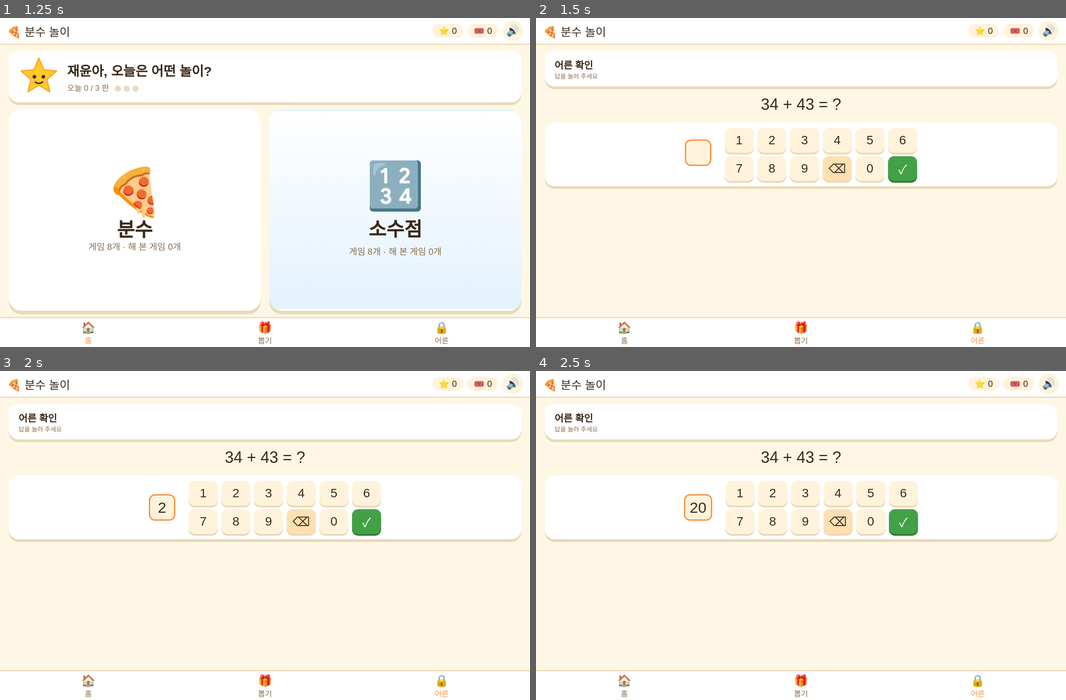
Above: before the commit, frames 1-4 (two rows, left to right).
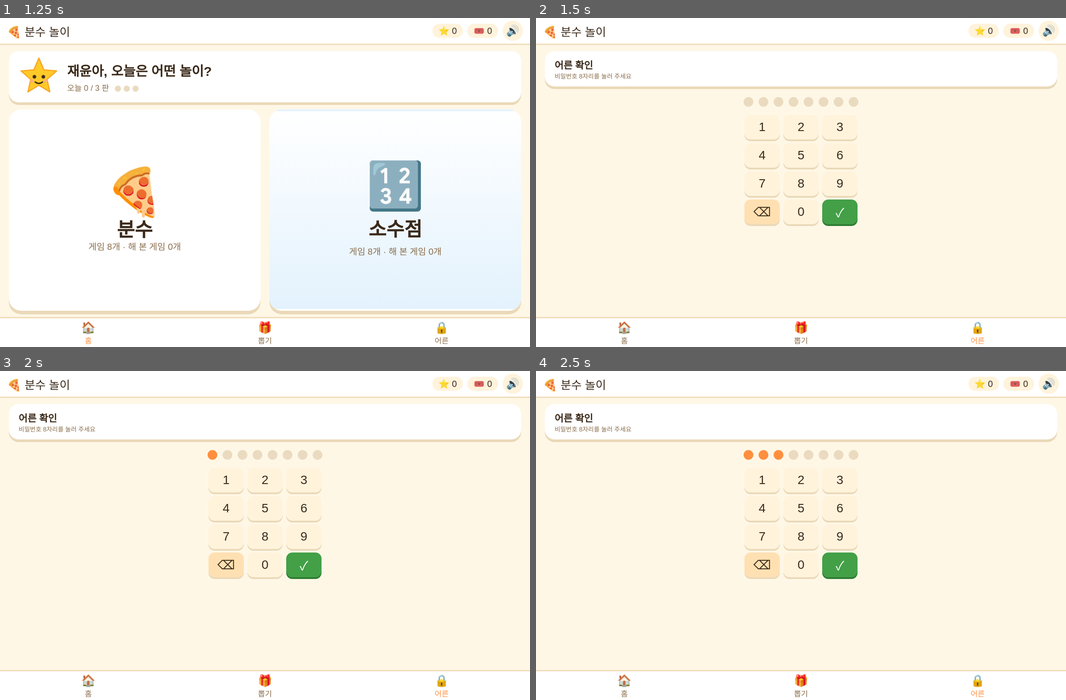
Above: after the commit, the same moments.

Repository: wooyou90/fraction-play
Page: browser page index.html
Two runs of this page, one before a commit and one after it. Both use one fixed random seed, a clock stepped at 60 frames per second and the inputs below.
Inputs:
- Up to frame 1 (1.25 s): no input
- Up to frame 2 (1.5 s): click "🔒 어른" at 1.27 s
- Up to frame 3 (2 s): click "2" at 1.87 s
- Up to frame 4 (2.5 s): click "0" at 2.02 s; click "3" at 2.47 s

Frame 1 is identical in both runs. In frame 2, 17% of the frame differs, in the area x 1-99%, y 16-64%; in frame 3, 17%; in frame 4, 17%.

Commit message:
Replace adult addition gate with 8-digit PIN pad
Co-Authored-By: Claude Fable 5.1 <noreply@anthropic.com>

Diff:
--- a/index.html
+++ b/index.html
@@ -93,6 +93,11 @@
 .card.retry{background:#fff8e1;border-color:#ffb300}
 .statgrid{display:grid;grid-template-columns:repeat(auto-fill,minmax(300px,1fr));gap:2px 18px;width:100%}
 .strow{display:flex;justify-content:space-between;gap:10px;font-size:17px;padding:3px 0;border-bottom:1px dashed var(--line)}
+.pinwrap{display:flex;flex-direction:column;align-items:center;gap:18px;margin-top:24px}
+.pindots{display:flex;gap:12px}
+.pindots i{width:22px;height:22px;border-radius:50%;background:#eadbc0;display:block}
+.pindots i.f{background:var(--acc)}
+.np.pinpad{grid-template-columns:repeat(3,80px)}
 /* mascot */
 .mas{width:92px;height:92px;flex:none}
 .mas svg{width:100%;height:100%;overflow:visible}
@@ -805,8 +810,13 @@
 
 /* ---------- adult ---------- */
 let gateOk=false;
-function renderAdult(){const el=$('#adultBody');if(!gateOk){const x=rnd(12,48),y=rnd(13,47);el.innerHTML=`<div class="set"><h4>어른 확인<small>답을 눌러 주세요</small></h4></div><div class="msg" style="font-size:36px;margin:20px 0">${x} + ${y} = ?</div><div id="gate"></div>`;
-  const A=makeAnswer($('#gate'),1,bx=>`<span style="font-size:36px">${bx[0]}</span>`,v=>{if(v[0]===x+y){gateOk=true;snd.ok();renderAdult();}else{snd.bad();A.shake();A.clear();}});return;}
+const PIN='19900216';
+function renderAdult(){const el=$('#adultBody');if(!gateOk){let pin='';
+  el.innerHTML=`<div class="set"><h4>어른 확인<small>비밀번호 ${PIN.length}자리를 눌러 주세요</small></h4></div><div class="pinwrap"><div class="pindots" id="pindots"></div><div class="np pinpad">${[1,2,3,4,5,6,7,8,9,'⌫',0,'✓'].map(k=>`<button data-k="${k}" class="${k==='✓'?'ok':k==='⌫'?'del':''}">${k}</button>`).join('')}</div></div>`;
+  const draw=()=>{$('#pindots').innerHTML=Array.from({length:PIN.length},(_,i)=>`<i class="${i<pin.length?'f':''}"></i>`).join('');};draw();
+  $$('.pinpad button',el).forEach(b=>b.onclick=()=>{const k=b.dataset.k;snd.tap();
+   if(k==='⌫')pin=pin.slice(0,-1);else if(k==='✓'){if(pin===PIN){gateOk=true;snd.ok();renderAdult();return;}snd.bad();const w=$('.pinwrap',el);w.classList.remove('shake');void w.offsetWidth;w.classList.add('shake');pin='';}
+   else if(pin.length<PIN.length)pin+=k;draw();if(pin.length===PIN.length&&pin===PIN){gateOk=true;snd.ok();renderAdult();}});return;}
  const seg=(key,opts,fmt=v=>v)=>`<div class="seg">${opts.map(v=>`<button data-key="${key}" data-v="${v}" class="${String(S.set[key])===String(v)?'on':''}">${fmt(v)}</button>`).join('')}</div>`;
  el.innerHTML=`<div class="set"><h4>분모 범위<small>조각 맞추기·한 판 넘기기에서 쓰는 가장 큰 분모</small></h4>${seg('maxD',[6,8,10,12],v=>'~'+v)}</div>
  <div class="set"><h4>답 직접 입력<small>끄면 그림만 조작하고 답은 자동으로 보여 줘요</small></h4>${seg('input',[true,false],v=>v===true?'켬':'끔')}</div>
